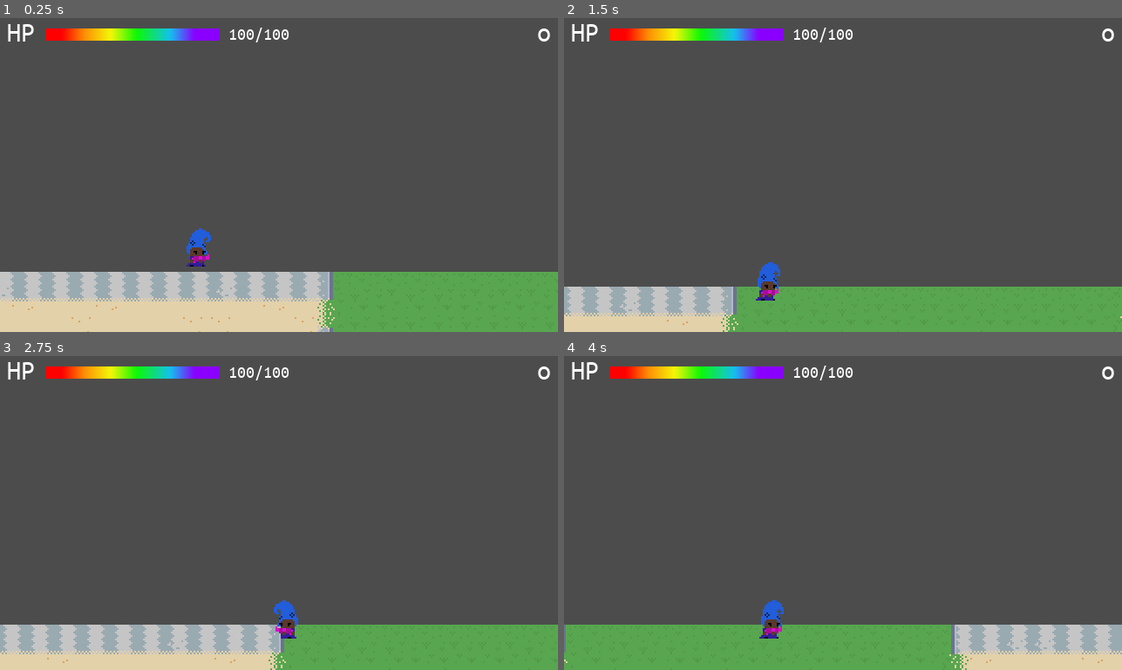
Above: before the commit, frames 1-4 (two rows, left to right).
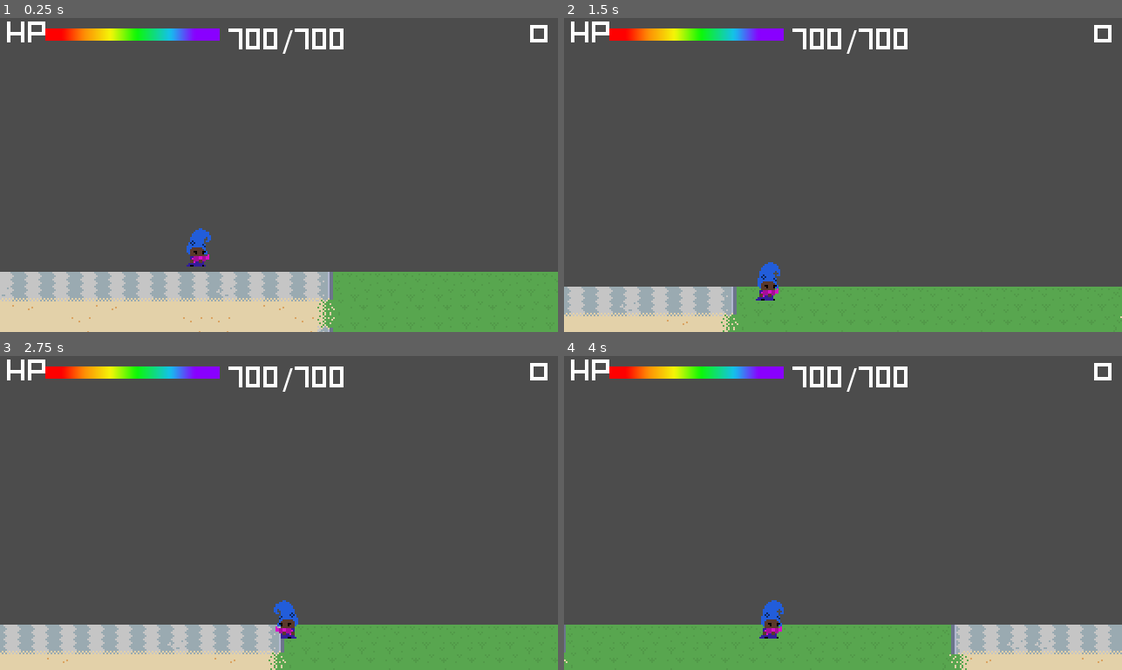
Above: after the commit, the same moments.

Repository: hamiltonromualdo/bring-ur-glam
Game: Godot game, scene res://src/Levels/Playground.tscn
Same seed, same stepped clock (60 frames per second), same inputs: the game is played once before the commit and once after it.
Inputs:
- Up to frame 1 (0.25 s): no input
- Up to frame 2 (1.5 s): hold Right (ui_right) from 0.53 s (still down)
- Up to frame 3 (2.75 s): release Right (ui_right) at 2.03 s; hold Left (ui_left) from 2.03 s (still down)
- Up to frame 4 (4 s): release Left (ui_left) at 2.78 s; hold Right (ui_right) from 2.78 s (still down)

The runs differ from the first frame. In frame 1, 1.0% of the frame differs, in the area x 1-99%, y 1-12%; in frame 2, 1.0%; in frame 3, 1.0%; in frame 4, 1.0%.

Commit message:
Use pixel font on HUD

Diff:
--- a/bring_ur_glam/src/UserInterface/HUD.tscn
+++ b/bring_ur_glam/src/UserInterface/HUD.tscn
@@ -1,13 +1,8 @@
-[gd_scene load_steps=6 format=2]
+[gd_scene load_steps=4 format=2]
 
 [ext_resource path="res://src/UserInterface/HUDTheme.tres" type="Theme" id=1]
 [ext_resource path="res://src/UserInterface/HUD.gd" type="Script" id=2]
 [ext_resource path="res://src/UserInterface/HealthBarRbn.tscn" type="PackedScene" id=3]
-[ext_resource path="res://assets/fonts/UbuntuMono-Regular.ttf" type="DynamicFontData" id=4]
-
-[sub_resource type="DynamicFont" id=1]
-size = 10
-font_data = ExtResource( 4 )
 
 [node name="HUD" type="CanvasLayer"]
 script = ExtResource( 2 )
@@ -48,7 +43,6 @@
 margin_right = 171.0
 margin_bottom = 20.0
 theme = ExtResource( 1 )
-custom_fonts/font = SubResource( 1 )
 text = "50/120"
 __meta__ = {
 "_edit_use_anchors_": false
--- a/bring_ur_glam/src/UserInterface/HUDTheme.tres
+++ b/bring_ur_glam/src/UserInterface/HUDTheme.tres
@@ -1,9 +1,19 @@
-[gd_resource type="Theme" load_steps=3 format=2]
+[gd_resource type="Theme" load_steps=6 format=2]
 
-[ext_resource path="res://assets/fonts/UbuntuMono-Regular.ttf" type="DynamicFontData" id=1]
+[ext_resource path="res://assets/fonts/Pixel-Art/pixelart.ttf" type="DynamicFontData" id=1]
+
+[sub_resource type="DynamicFontData" id=4]
+font_path = "res://assets/fonts/UbuntuMono-Regular.ttf"
+
+[sub_resource type="DynamicFont" id=2]
+font_data = ExtResource( 1 )
+fallback/0 = SubResource( 4 )
+
+[sub_resource type="DynamicFontData" id=3]
 
 [sub_resource type="DynamicFont" id=1]
-font_data = ExtResource( 1 )
+font_data = SubResource( 3 )
 
 [resource]
 default_font = SubResource( 1 )
+Label/fonts/font = SubResource( 2 )
